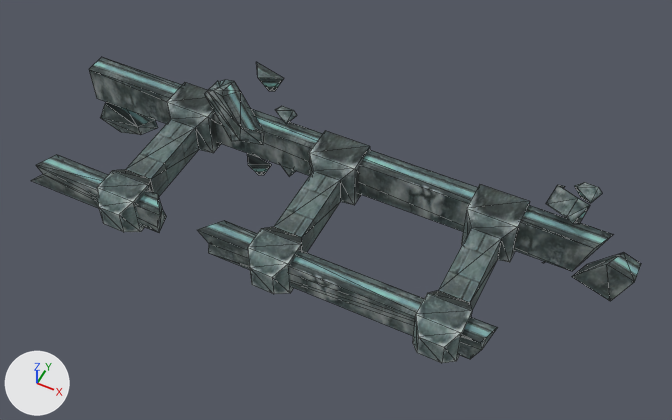
An edit to the OBJ model sceneobjs/zhongbu_fuben_219/zhongbu_fuben_219_weibian_01b.obj, drawn before and after from the same camera.
Camera for both pictures: a camera (50 mm lens) standing at (84.0, -175.4, 194.4) and looking at (6.8, -21.1, 1.5). Lighting does not change. The marker at lower left points along +X, +Y and +Z. Mesh edges are drawn as thin lines. Where no turn or scale is listed for an object, it has been applied to the vertices.

Before the edit, the objects in view are built like this:
```python
me_zhongbu_fuben_219_weibian_01b = bpy.data.meshes.new('zhongbu_fuben_219_weibian_01b')
me_zhongbu_fuben_219_weibian_01b.from_pydata(...)  # 198 vertices, 285 faces; spans x -87.0..87.0, y -51.0..4.0, z -21.0..26.0
me_zhongbu_fuben_219_weibian_01b.materials.append(mat_material_1)  # picture img_zhongbu_fuben_219_weibian_01_png
ob_zhongbu_fuben_219_weibian_01b = bpy.data.objects.new('zhongbu_fuben_219_weibian_01b', me_zhongbu_fuben_219_weibian_01b)
ob_zhongbu_fuben_219_weibian_01b.location = (0.0, 0.0, 0.0)
```
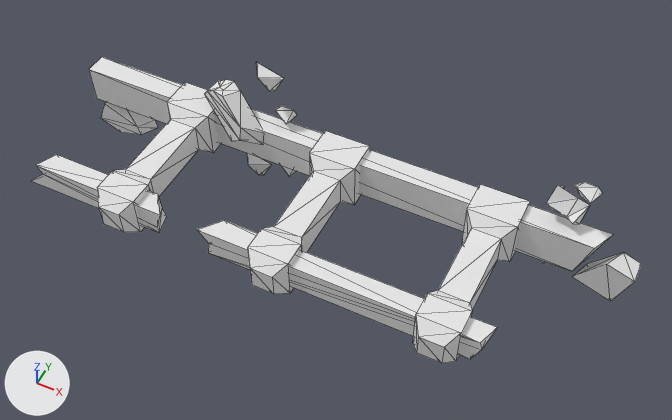
The edits, one by one:
Material 'material_1' (mat_material_1_1) is new.
Its base color is (0.8, 0.8, 0.8) (white #e7e7e7).
Its roughness is 1.0.
me_zhongbu_fuben_219_weibian_01b has 198 vertices, 285 faces and spans x -87.0..87.0, y -51.0..4.0, z -21.0..26.0.
me_zhongbu_fuben_219_weibian_01b no longer uses material mat_material_1 (picture img_zhongbu_fuben_219_weibian_01_png).
me_zhongbu_fuben_219_weibian_01b now uses material mat_material_1_1 (white #e7e7e7).

Pixel boxes [x1, y1, x2, y2] of what changed, in the pictures (672 x 420 px):
'zhongbu_fuben_219_weibian_01b', recoloured (grey to white)
    both: [31, 57, 641, 363]
